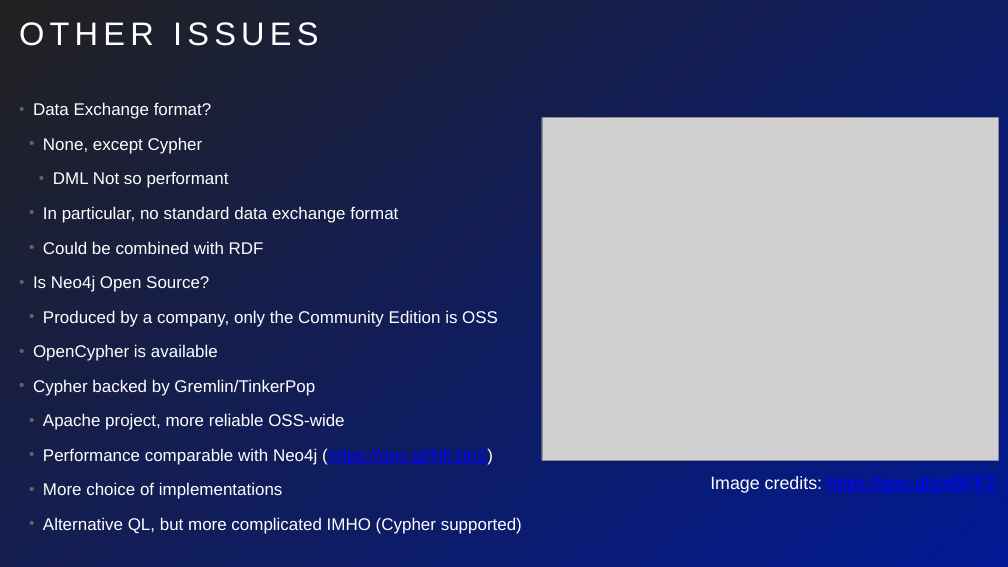
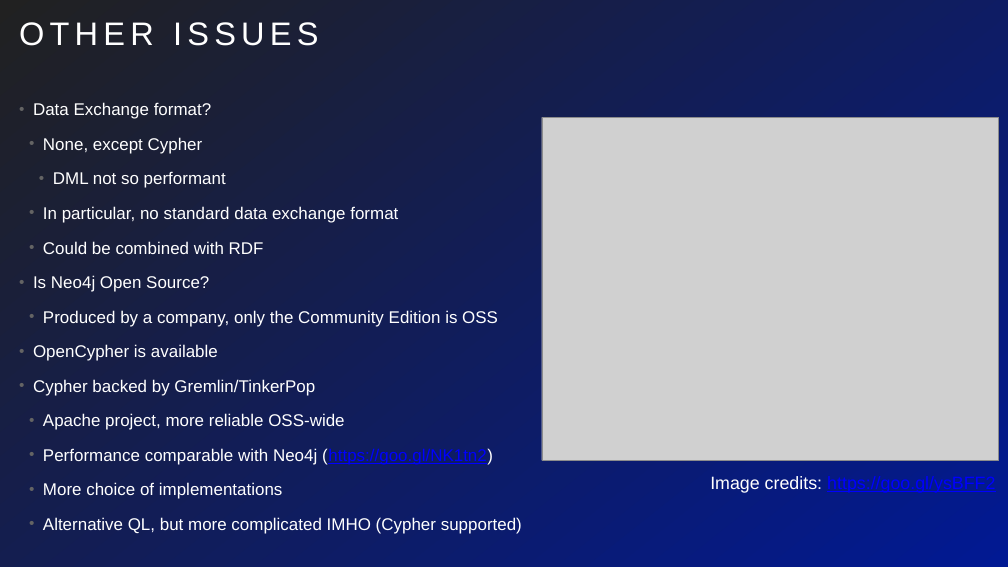
Before and after one commit to marco-brandizi/odx_neo4j_converter_test, a slide deck: slide 32 of test_report/ondex_graphdb_eval.pptx (slide 31 before the commit). Drawn at 1008x567 pixels with LibreOffice and Linux fonts; fonts in the diff are those of the drawing; grey boxes stand for pictures. Boxes give left, top, right and bottom in pixels: in the first picture for what was removed or moved away, otherwise in the second. Text is boxed around its words. In the diff, an @@ line names an element or a change of style, - is before the commit and + after.

```diff
--- a/test_report/ondex_graphdb_eval.pptx
+++ b/test_report/ondex_graphdb_eval.pptx
@@ text at bbox=[53, 171, 226, 188]: text changed @@
-    • DML Not so performant
+    • DML not so performant
```
Also in this commit, not shown: 16 other slides changed, 2 slides added, 2 other files.
